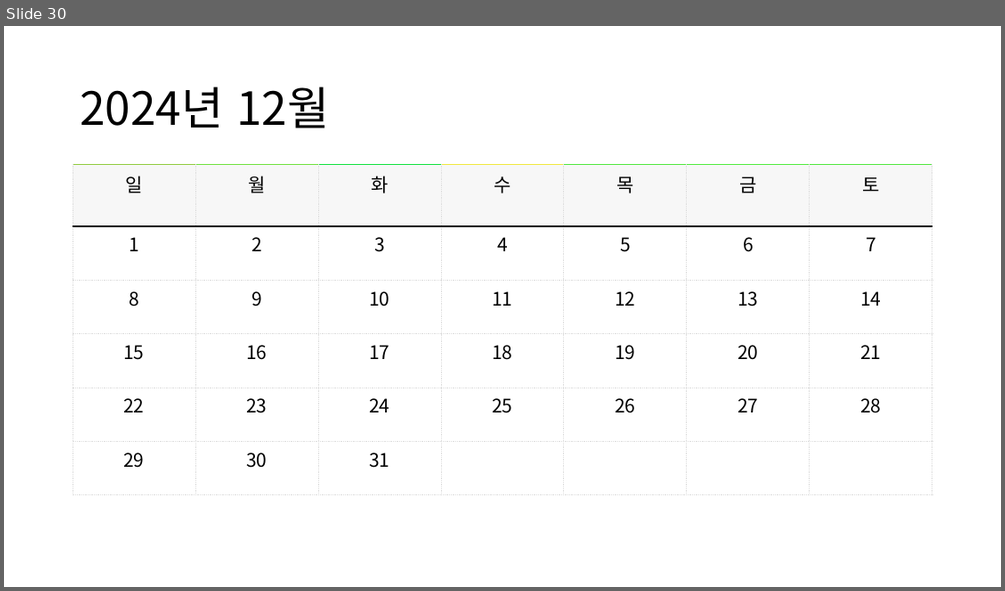
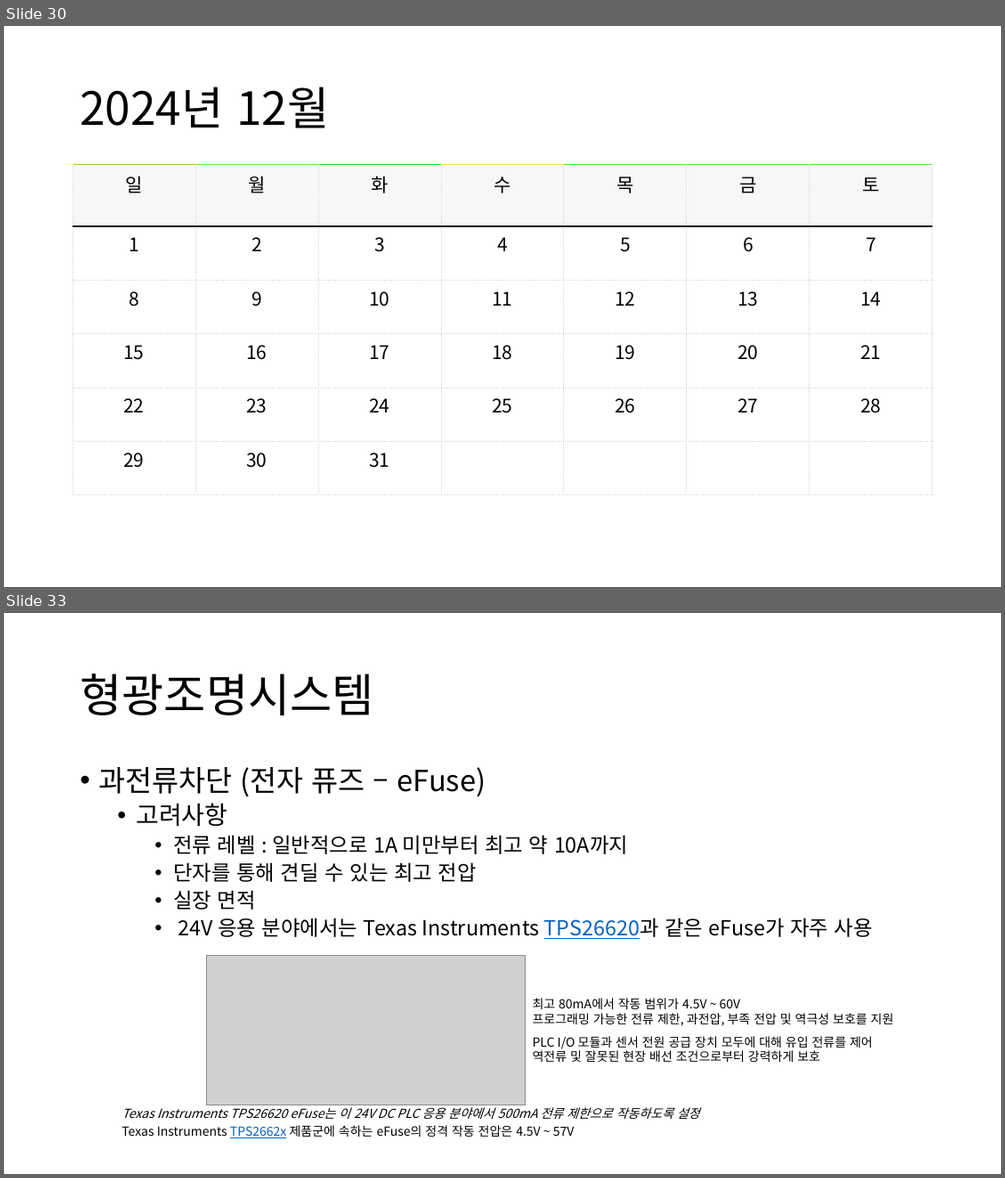
Before and after one commit to ShinYongDae/MyJob, a slide deck: HW제어그룹_프로젝트상태보고서.pptx. Shown one above the other, each under a label of ours: slide 30 before the commit, slides 30 and 33 after it; the slides between them are not shown. The pictures are 1005x591 and 1005x1178 pixels, drawn with LibreOffice and Linux fonts; fonts in the diff are those of the drawing; grey boxes stand for pictures. Boxes give left, top, right and bottom in pixels: in the first picture for what was removed or moved away, otherwise in the second. Text is boxed around its words. In the diff, an @@ line names an element or a change of style, - is before the commit and + after.

Commit message:
Add eFuse

```diff
--- a/HW제어그룹_프로젝트상태보고서.pptx
+++ b/HW제어그룹_프로젝트상태보고서.pptx
@@ slide 33 added at [4, 613, 1001, 1174], background #FFFFFF @@
@@ title added at [80, 674, 374, 715], 44 pt, text #000000 @@
+형광조명시스템
@@ text added at [98, 767, 873, 939], 20 pt, text #000000 @@
+• 과전류차단 (전자 퓨즈 – eFuse)
+  • 고려사항
+    • 전류 레벨 : 일반적으로 1A 미만부터 최고 약 10A까지
+    • 단자를 통해 견딜 수 있는 최고 전압
+    • 실장 면적
+    • 24V 응용 분야에서는 Texas Instruments TPS26620과 같은 eFuse가 자주 사용
@@ picture added at [207, 956, 526, 1105] @@
@@ text added at [533, 997, 894, 1026], 12 pt, text #000000 @@
+최고 80mA에서 작동 범위가 4.5V ~ 60V
+프로그래밍 가능한 전류 제한, 과전압, 부족 전압 및 역극성 보호를 지원
@@ text added at [533, 1036, 873, 1062], 12 pt, text #000000 @@
+PLC I/O 모듈과 센서 전원 공급 장치 모두에 대해 유입 전류를 제어
+역전류 및 잘못된 현장 배선 조건으로부터 강력하게 보호
@@ text added at [121, 1104, 700, 1119], 12 pt, text #000000, italic @@
+Texas Instruments TPS26620 eFuse는 이 24V DC PLC 응용 분야에서 500mA 전류 제한으로 작동하도록 설정
@@ text added at [121, 1125, 574, 1138], 12 pt, text #000000 @@
+Texas Instruments TPS2662x 제품군에 속하는 eFuse의 정격 작동 전압은 4.5V ~ 57V
```
Also in this commit, not shown: 2 slides changed, 5 other slides added.
